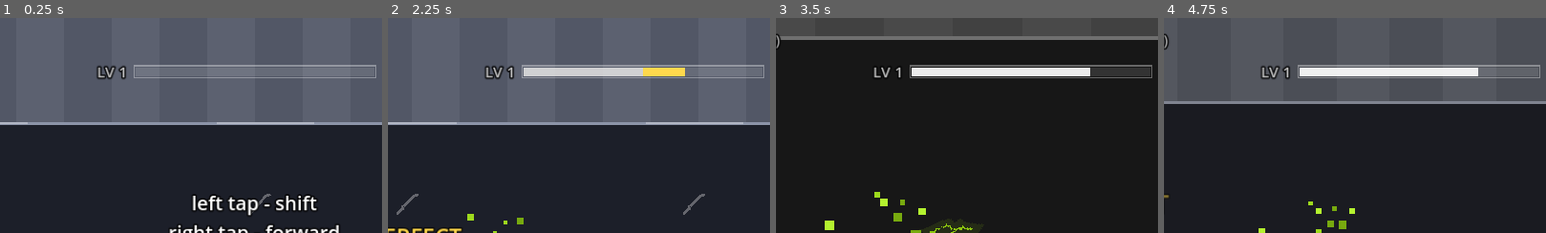
Above: before the commit, frames 1-4 (left to right).
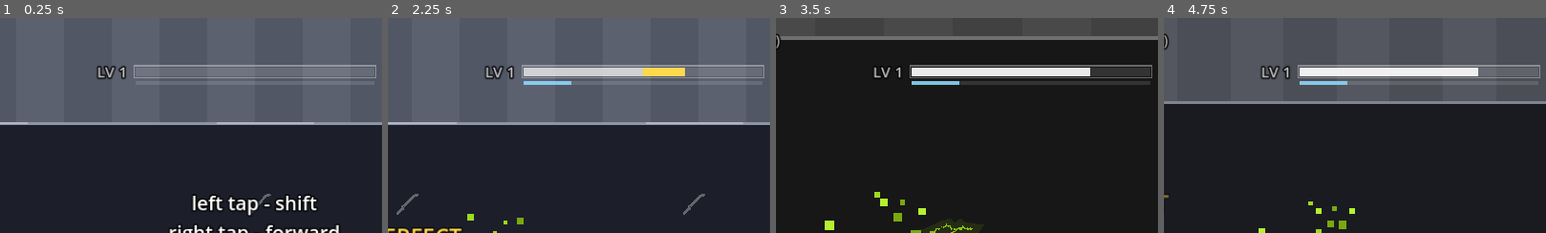
Above: after the commit, the same moments.

Repository: fredsbreads/game-off
Game: Godot game, scene res://scenes/main.tscn
The game is run twice, just before and just after one commit, with the same random seed, the same clock (stepped at 60 frames per second) and the same inputs. Sound files missing from this copy of the repository are replaced by a short silence.
Inputs (mouse positions are % of the whole screen's width and height, from its top left):
- Up to frame 1 (0.25 s): no input
- Up to frame 2 (2.25 s): tap Enter at 0.5 s; move the mouse to (72, 45) at 0.52 s; hold K (tp_forward) 0.53-1.28 s; hold J (tp_vertical) 0.53-1.28 s; click (72, 45) at 0.67 s; move the mouse to (30, 55) at 1.27 s; tap C at 1.35 s; click (30, 55) at 1.42 s; move the mouse to (60, 28) at 2.02 s; hold K (tp_forward) from 2.03 s (still down); hold Shift from 2.03 s (still down); click (60, 28) at 2.17 s
- Up to frame 3 (3.5 s): keep holding K (tp_forward); move the mouse to (45, 70) at 2.77 s; release Shift at 2.78 s; tap N at 2.85 s; click (45, 70) at 2.92 s
- Up to frame 4 (4.75 s): move the mouse to (80, 65) at 3.52 s; release K (tp_forward) at 3.53 s; tap L at 3.6 s; click (80, 65) at 3.67 s; tap P (pause) at 4.15 s; move the mouse to (20, 35) at 4.27 s; tap 1 at 4.35 s; click (20, 35) at 4.42 s
The pictures show only the part of the screen within x 17-67%, y 0-50%; the shares and areas given below are measured in that part.

The runs differ from the first frame. In frame 2, 0.2% of the frame differs, in the area x 35-48%, y 29-32%; in frame 3, 1.1%, in the area x 35-98%, y 29-32%; in frame 4, 0.2%.

Commit message:
Auto-chain power-up: a meter filled by finished chains; charged, the next chainable kill plays the rest of the chain perfectly, ends in lightning, then a breather. Project renamed Red Flash

Diff:
--- a/project.godot
+++ b/project.godot
@@ -6,7 +6,7 @@
 
 [application]
 
-config/name="Red Flash (prototype)"
+config/name="Red Flash"
 run/main_scene="res://scenes/main.tscn"
 config/features=PackedStringArray("4.3", "GL Compatibility")
 
--- a/scripts/hud.gd
+++ b/scripts/hud.gd
@@ -80,6 +80,12 @@
 # The current flawless streak (kills in a row without letting one get away),
 # right of the bar.
 var _streak: Label
+# The auto-chain power-up meter: a thin bar under the level bar.
+var _charge_bar: Control
+var _c_value := 0.0
+var _c_charged := false
+const CHARGE_BAR_H := 5.0
+const CHARGE_COLOR := Color(0.55, 0.85, 1.0)
 var _p_bar := 0.0
 var _p_size := 1.0
 var _p_pending := 0.0
@@ -120,6 +126,12 @@
 	_progress_level = _label(20, Vector2.ZERO)
 	_progress_level.reparent(_progress)
 	_progress_level.add_theme_color_override("font_color", Color(1, 1, 1, 0.75))
+	_charge_bar = Control.new()
+	_charge_bar.mouse_filter = Control.MOUSE_FILTER_IGNORE
+	_charge_bar.position = Vector2(0, PROGRESS_SIZE.y + 7.0)
+	_charge_bar.size = Vector2(PROGRESS_SIZE.x, CHARGE_BAR_H)
+	_charge_bar.draw.connect(_draw_charge)
+	_progress.add_child(_charge_bar)
 	_streak = _label(20, Vector2.ZERO)
 	_streak.reparent(_progress)
 	_streak.add_theme_color_override("font_color", Color(1, 1, 1, 0.75))
@@ -271,6 +283,25 @@
 	_progress_level.text = "LV %d" % level
 	_progress_level.position = Vector2(-_progress_level.get_minimum_size().x - 12.0, (PROGRESS_SIZE.y - _progress_level.get_minimum_size().y) / 2.0)
 	_progress.queue_redraw()
+
+
+## The power-up meter: value out of full; charged = full and ready.
+func set_charge(value: int, full: int, charged: bool) -> void:
+	_c_value = clampf(float(value) / float(full), 0.0, 1.0)
+	_c_charged = charged
+	_charge_bar.queue_redraw()
+
+
+func _draw_charge() -> void:
+	var s := _charge_bar.size
+	_charge_bar.draw_rect(Rect2(Vector2.ZERO, s), Color(1, 1, 1, 0.12))
+	if _c_charged:
+		# Full: the whole bar crackles bright.
+		var pulse := 0.6 + 0.4 * sin(Time.get_ticks_msec() * 0.02)
+		_charge_bar.draw_rect(Rect2(Vector2.ZERO, s), Color(CHARGE_COLOR.lightened(0.4), pulse))
+		_charge_bar.draw_rect(Rect2(Vector2.ZERO, s).grow(2.0), Color(CHARGE_COLOR, 0.5 * pulse), false, 1.5)
+	elif _c_value > 0.0:
+		_charge_bar.draw_rect(Rect2(Vector2.ZERO, Vector2(s.x * _c_value, s.y)), Color(CHARGE_COLOR, 0.85))
 
 
 ## The current flawless streak, shown right of the bar.
--- a/scripts/level.gd
+++ b/scripts/level.gd
@@ -154,6 +154,11 @@
 	_cursor_row = last_row
 
 
+## No chain starts before x (tiles): a breather (after an auto-chain).
+func push_cursor(x: float) -> void:
+	_cursor = maxf(_cursor, x)
+
+
 ## Switches enemies off (removes every one) or back on (enemies spawn again
 ## from from_x, e.g. just off the right edge of the screen).
 func set_enemies_off(off: bool, from_x: float) -> void:
--- a/scripts/main.gd
+++ b/scripts/main.gd
@@ -78,6 +78,8 @@
 var _knight_kill_sound: AudioStreamPlayer   # the sword impact when a knight goes down
 var _pink_shift_sound: AudioStreamPlayer   # her colour sweeping from red to pink
 var _lose_colour_sound: AudioStreamPlayer  # the streak breaks: back to red
+var _charge_sound: AudioStreamPlayer       # the power-up meter is full
+var _auto_finale_sound: AudioStreamPlayer  # thunder at the end of an auto-chain
 var _warn_sound: AudioStreamPlayer   # a knight winding up to strike
 const KILL_STRIKE_FPS := 5.0         # the knight's teleport onto the player lingers (normal: 18)
 const WARN_PEAK := 0.33              # seconds into it where the swish peaks
@@ -105,6 +107,18 @@
 # The reward: a flawless streak (kills in a row, no enemy let go, no chain
 # dropped) this long; the next chain that ends on a kill plays the finisher.
 const STREAK_REWARD := 50
+# The auto-chain power-up: a meter filled by finished chains (CLEAN 1,
+# PERFECT 2, CHARGE_FULL to fill). Full = she's charged; her next kill that
+# has a chain after it sets it off: the rest of that chain plays itself,
+# perfectly and fast, then a lightning finale and a breather before the
+# next chain.
+const CHARGE_FULL := 10
+const CHARGE_GAIN := {"PERFECT": 2, "CLEAN": 1}
+const AUTO_STEP := 0.1          # seconds between her auto-chain hops
+const AUTO_GAP_TILES := 12.0    # extra empty run after an auto-chain
+var charge := 0                 # the meter (0..CHARGE_FULL)
+var _charged := false           # full: the next chainable kill sets it off
+var _auto := false              # an auto-chain is playing
 const LOSE_COLOUR_TIME := 0.3     # back to red when the streak breaks
 const FINISHER_ZOOM := 0.35
 const FINISHER_SIDE := 2.2          # tiles either side of the enemy she strikes from
@@ -205,6 +219,14 @@
 	_knight_kill_sound.stream = preload("res://assets/sounds/knight_kill.ogg")
 	_knight_kill_sound.volume_db = KILL_CUT_DB
 	add_child(_knight_kill_sound)
+	_charge_sound = AudioStreamPlayer.new()
+	_charge_sound.stream = preload("res://assets/sounds/charge_ready.ogg")
+	_charge_sound.volume_db = 2.0
+	add_child(_charge_sound)
+	_auto_finale_sound = AudioStreamPlayer.new()
+	_auto_finale_sound.stream = preload("res://assets/sounds/auto_finale.ogg")
+	_auto_finale_sound.volume_db = -2.0
+	add_child(_auto_finale_sound)
 	_lose_colour_sound = AudioStreamPlayer.new()
 	_lose_colour_sound.stream = preload("res://assets/sounds/streak_break.ogg")
 	_lose_colour_sound.volume_db = -4.0
@@ -331,6 +353,8 @@
 				_request_fullscreen()
 				begin()
 		State.PLAYING:
+			if _auto:
+				return   # the auto-chain plays itself
 			if player.cooldown > 0 and ((button == Rules.Move.FORWARD and _last_forward) or (button == Rules.Move.VERTICAL and _last_vertical)):
 				return   # same button again right after a teleport: ignored
 			if not _pending_forward and not _pending_vertical:
@@ -544,6 +568,9 @@
 				_bot_acts_in_pause()
 				_hitstop -= delta
 				_pause_elapsed += delta
+				if _auto and not _finishing and _pause_elapsed >= AUTO_STEP:
+					_auto_hop()
+					return
 				if _hitstop <= 0.0 and _pause_is_chain and _chain_awaiting \
 						and not _pressed_during_pause and not _pending_forward and not _pending_vertical:
 					_end_chain("DROPPED", "TOO SLOW")   # waited too long in the "your move" freeze
@@ -570,6 +597,7 @@
 	level.set_view(minf(cam.left(), cam.position.x), cam.shown_world_size())
 	hud.set_stats(score(), distance, kills, chain, 0.0)
 	hud.set_streak(sweep)   # the flawless streak so far
+	hud.set_charge(charge, CHARGE_FULL, _charged)
 	var to_screen := get_viewport_rect().size.x / (CameraRig.VIEW_TILES * Rules.TILE)
 	hud.set_progress(progression.level, progression.bar, progression.bar_size(), chain_points,
 		(Rules.CEILING_Y - cam.top()) * to_screen)
@@ -776,6 +804,8 @@
 			_pause_min = maxf(KILL_PAUSE_MIN, CLASH_REAPPEAR)   # the player can go as soon as the knight shows where she went
 		_hitstop = _pause_length if _pause_is_chain else KILL_HIT
 		_pause_elapsed = 0.0
+		if _pause_is_chain and _charged and not _auto:
+			_start_auto()
 		if _pause_is_chain:
 			if not _clashed and not _knight_felled:   # those have their own, bigger zoom
 				cam.punch(to)
@@ -793,7 +823,9 @@
 			var grade := "SINGLE" if chain == 1 else ("PERFECT" if whole else "CLEAN")
 			# The reward: a flawless streak of STREAK_REWARD, and this chain ends on
 			# a kill (whoever it is): the triple slash, and she takes on her colour.
-			if sweep >= STREAK_REWARD and Palette.pink <= 0.0 and is_instance_valid(_last_felled):
+			if _auto:
+				_auto_finale(grade)   # (never the streak finisher: only her own chains earn that)
+			elif sweep >= STREAK_REWARD and Palette.pink <= 0.0 and is_instance_valid(_last_felled):
 				_finisher(_last_felled, grade)
 			else:
 				_end_chain(grade)
@@ -919,6 +951,87 @@
 	text_fx.text(above, name.replace("_", " ").to_upper(), 26, Color.WHITE, Rules.RUN_SPEED * Rules.TILE if state == State.PLAYING else 0.0, 1.2)
 
 
+## The power-up meter: CLEAN / PERFECT chains add to it; full = charged.
+func _add_charge(n: int) -> void:
+	if n <= 0 or _charged:
+		return
+	charge = mini(charge + n, CHARGE_FULL)
+	if charge >= CHARGE_FULL:
+		_charged = true
+		player.charged = true
+		_charge_sound.play()
+		var body := Vector2(player.x * Rules.TILE, Rules.body_center_y(player.row))
+		player.zap_fx.zap(body, 6, Vector2.ZERO, Vector2(26, 40), 6)
+		hud.flash(Color(0.75, 0.9, 1.0, 0.25), 0.25)
+
+
+## A charged kill with a chain after it: the rest of the chain plays itself.
+func _start_auto() -> void:
+	_auto = true
+	_charged = false
+	charge = 0
+	player.charged = false
+	player.auto_chain = true
+	_clear_pending()
+	hud.flash(Color(0.8, 0.95, 1.0, 0.35), 0.15)
+	cam.shake(0.2, 10.0)
+
+
+## One hop of the auto-chain: onto the nearest enemy under a marker (the next
+## one in the chain: chains never go backwards), a knight she's fighting first.
+func _auto_hop() -> void:
+	var best_move := Rules.Move.NONE
+	var best_x := INF
+	var best_knight := false
+	for move in [Rules.Move.VERTICAL, Rules.Move.FORWARD, Rules.Move.DIAGONAL]:
+		var tx: float = player.x + Rules.move_dx(move)
+		var trow: int = (1 - player.row) if Rules.move_flips_row(move) else player.row
+		for e in level.enemies_hit_by(move, tx, trow):
+			var engaged := e is Knight and (e as Knight).engaged
+			if (engaged and not best_knight) or (engaged == best_knight and e.tile_x < best_x - 0.01):
+				best_move = move
+				best_x = e.tile_x
+				best_knight = engaged
+	if best_move == Rules.Move.NONE:
+		_auto = false
+		player.auto_chain = false
+		return
+	_hitstop = 0.0
+	_pressed_during_pause = true
+	_clear_pending()
+	player.cooldown = 0
+	_teleport(best_move)
+	# Every hop crackles.
+	var body := Vector2(player.x * Rules.TILE, Rules.body_center_y(player.row))
+	player.zap_fx.zap(body, 3, Vector2.ZERO, Vector2(20, 34), 3)
+	hud.flash(Color(0.85, 0.95, 1.0, 0.12), 0.08)
+
+
+## The auto-chain's end: a big strike of lightning onto her and thunder, the
+## chain counts (as she'd have played it), then a breather before the next.
+func _auto_finale(grade: String) -> void:
+	_auto = false
+	player.auto_chain = false
+	var feet := Vector2(player.x * Rules.TILE, Rules.surface_y(player.row))
+	var up := -1.0 if player.row == Rules.Row.FLOOR else 1.0
+	fx.bolt(Fx.Bolt.BIG_STRIKE, feet + Vector2(0, up * (BIG_STRIKE_BURST_Y - 128.0) * 2.0), 0.0 if player.row == Rules.Row.FLOOR else PI, Vector2(1.8, 2.0), 7.0)
+	var body := Vector2(player.x * Rules.TILE, Rules.body_center_y(player.row))
+	fx.bolt(Fx.Bolt.RING, body, randf() * TAU, Vector2.ONE * 2.6, 12.0)
+	player.zap_fx.zap(body, 8, Vector2.ZERO, Vector2(30, 46), 8)
+	hud.flash(Color(0.9, 0.97, 1.0, 0.5), 0.35)
+	cam.shake(0.35, 18.0)
+	_auto_finale_sound.play()
+	_end_chain(grade)
+	# A breather: chains ahead are cleared (under the flash and the lightning)
+	# and nothing new comes until well past the screen's right edge.
+	for e in level.enemies:
+		if e.alive and e.tile_x > player.x + 1.0:
+			fx.zap(Vector2(e.tile_x * Rules.TILE, Rules.body_center_y(e.row)), 2, Vector2.ZERO, Vector2(14, 26), 3)
+	level.rebuild_ahead(player.x + 1.0)
+	level.push_cursor(cam.left() / Rules.TILE + CameraRig.VIEW_TILES + AUTO_GAP_TILES)
+	level.ensure_generated(player.x)
+
+
 ## The flawless streak is over (an enemy got away, or a chain was dropped):
 ## back to 0, and if she had her colour, she loses it, with a crack.
 func _break_streak() -> void:
@@ -1065,7 +1178,7 @@
 ## The bot (debug only) can't press during the freeze through think(), so
 ## here it chains onto whatever is under a marker, like a player would.
 func _bot_acts_in_pause() -> void:
-	if not (debug and debug.bot) or not _pause_is_chain or _pressed_during_pause:
+	if not (debug and debug.bot) or not _pause_is_chain or _pressed_during_pause or _auto:
 		return
 	# A knight the player is fighting first (leaving the knight means she comes for the player).
 	for move in [Rules.Move.FORWARD, Rules.Move.VERTICAL, Rules.Move.DIAGONAL]:
@@ -1242,6 +1355,8 @@
 			_drop_pounce = true
 		if grade == "DROPPED":
 			_break_streak()   # a dropped chain ends the flawless streak
+		if not _auto:
+			_add_charge(int(CHARGE_GAIN.get(grade, 0)))
 		if grade != "SINGLE":
 			var above := Vector2(player.x * Rules.TILE, Rules.body_center_y(player.row) - Rules.TILE * 1.4)
 			if player.row == Rules.Row.CEILING:
--- a/scripts/player.gd
+++ b/scripts/player.gd
@@ -134,6 +134,13 @@
 var facing := 1.0
 ## The level-10 finisher is playing: no markers.
 var cinematic := false
+## The auto-chain power-up: charged (ready) / playing. Either way she
+## crackles with lightning and glows.
+var charged := false
+var auto_chain := false
+const CHARGE_CRACKLE_EVERY := 0.07   # seconds between crackles while charged
+const CHARGE_GLOW := Color(1.15, 1.25, 1.6)
+var _charge_timer := 0.0
 
 var _striking := false    # showing a strike pose
 var _strike_time := 0.0
@@ -559,9 +566,27 @@
 				_play(want)
 	_sprite.speed_scale = 0.0 if frozen else 1.0
 
+	_update_charge_look(delta)
 	_update_markers(delta)
 	queue_redraw()
 	_hitbox.queue_redraw()
+
+
+## Charged / auto-chaining: lightning crackles over her and her sword, and she
+## flickers with a cold glow (stronger while the auto-chain plays).
+func _update_charge_look(delta: float) -> void:
+	var on := alive and (charged or auto_chain)
+	if not on:
+		_sprite.self_modulate = Color.WHITE
+		return
+	_charge_timer -= delta
+	if _charge_timer > 0.0:
+		return
+	_charge_timer = CHARGE_CRACKLE_EVERY
+	var vel := Vector2(Rules.RUN_SPEED * Rules.TILE, 0) if running and not frozen else Vector2.ZERO
+	zap_fx.zap(to_global(BODY_CENTRE), 3 if auto_chain else 2, vel, Vector2(20, 34), 1)
+	var k := randf()
+	_sprite.self_modulate = Color.WHITE.lerp(CHARGE_GLOW, (0.6 + 0.4 * k) if auto_chain else (0.3 + 0.5 * k))
 
 
 func _draw() -> void:
Not shown, added: assets/sounds/auto_finale.ogg.import
Not shown, added: assets/sounds/charge_ready.ogg.import
Not shown, added: assets/sounds/auto_finale.ogg
Not shown, added: assets/sounds/charge_ready.ogg
